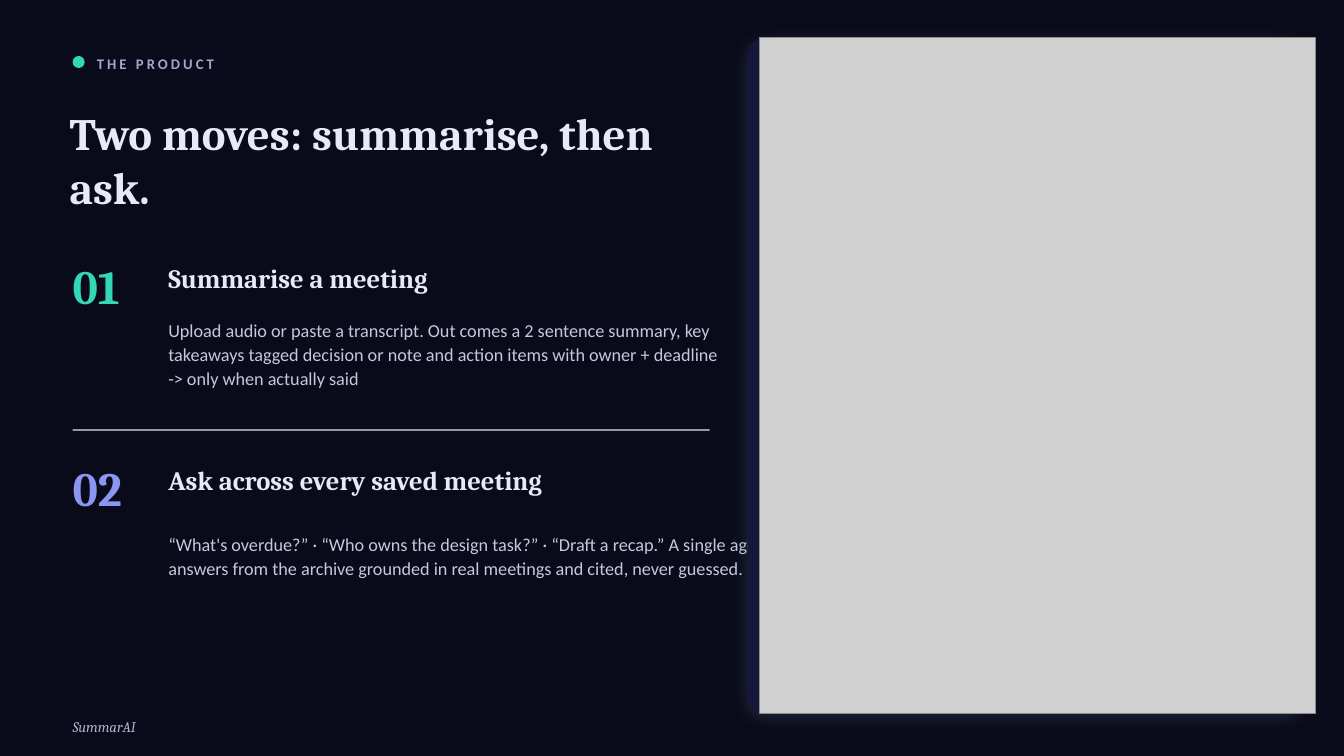
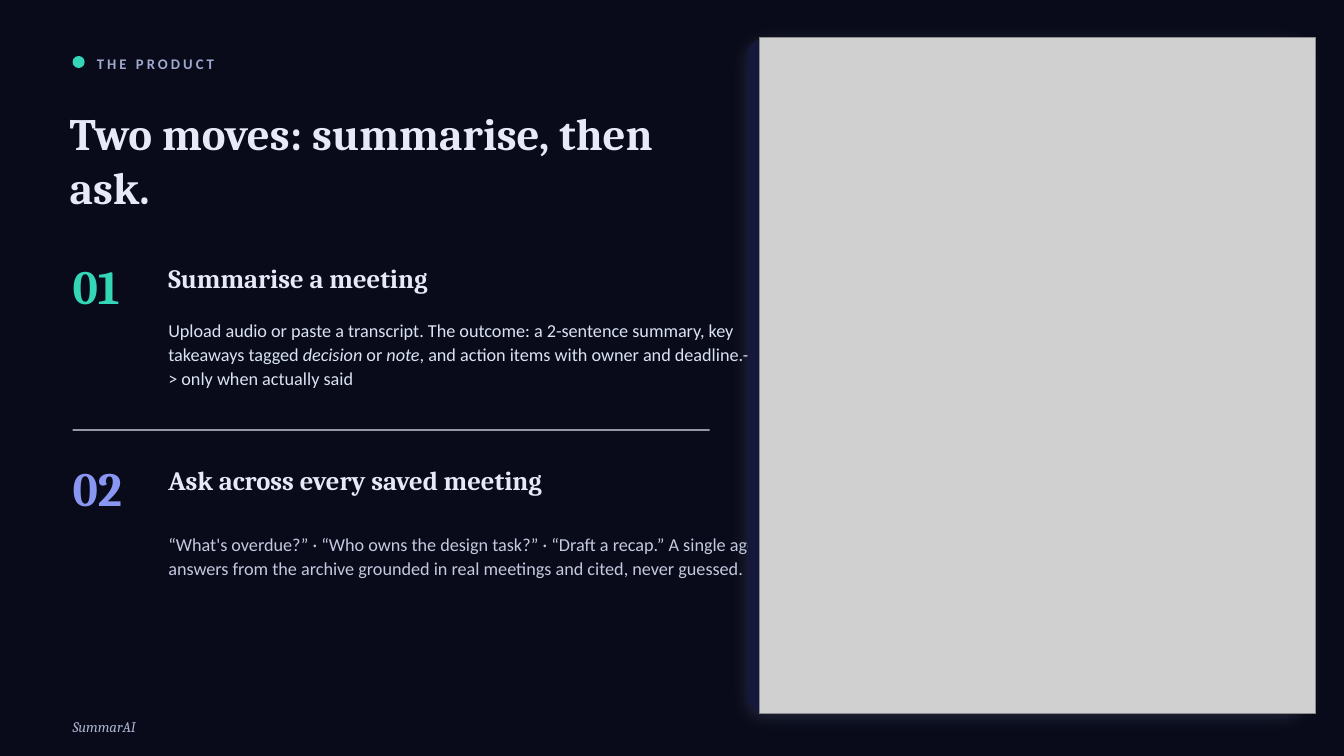
Before and after one commit to tono2002/gen-ai-project, a slide deck: slide 3 of deliverables/Final Presentation.pptx. Drawn at 1344x756 pixels with LibreOffice and Linux fonts; fonts in the diff are those of the drawing; grey boxes stand for pictures. Boxes give left, top, right and bottom in pixels: in the first picture for what was removed or moved away, otherwise in the second. Text is boxed around its words. In the diff, an @@ line names an element or a change of style, - is before the commit and + after.

```diff
--- a/deliverables/Final Presentation.pptx
+++ b/deliverables/Final Presentation.pptx
@@ text at <box>168,324,758,388</box>: text changed; text colour #C4C9DF to #DAE3F3 @@
-Upload audio or paste a transcript. Out comes a 2 sentence summary, key takeaways tagged decision or note and action items with owner + deadline
--> only when actually said
+Upload audio or paste a transcript. The outcome: a 2-sentence summary, key takeaways tagged decision or note, and action items with owner and deadline.-> --> only when actually said
```
Also in this commit, not shown: 1 other slide changed.
